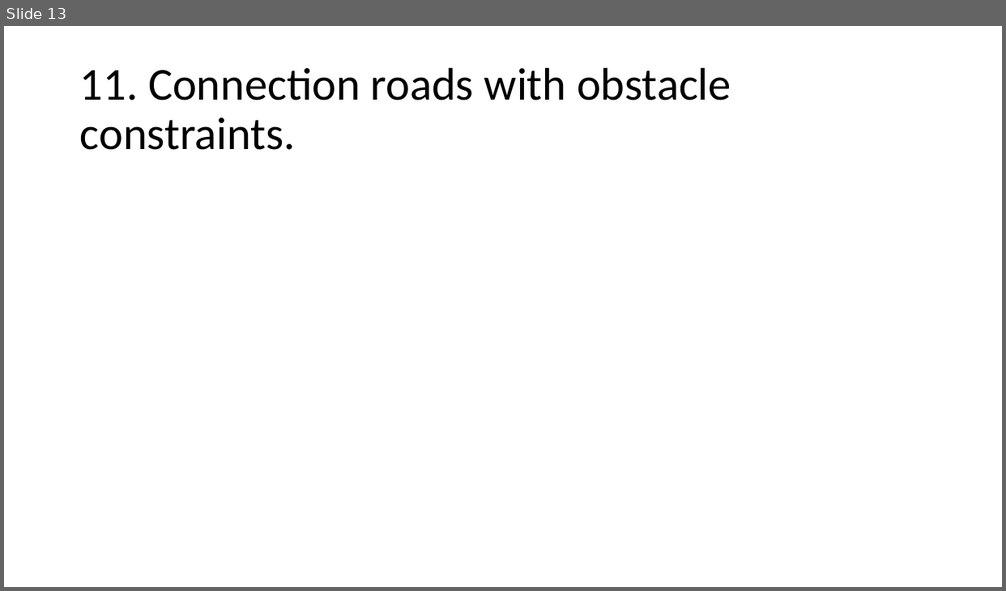
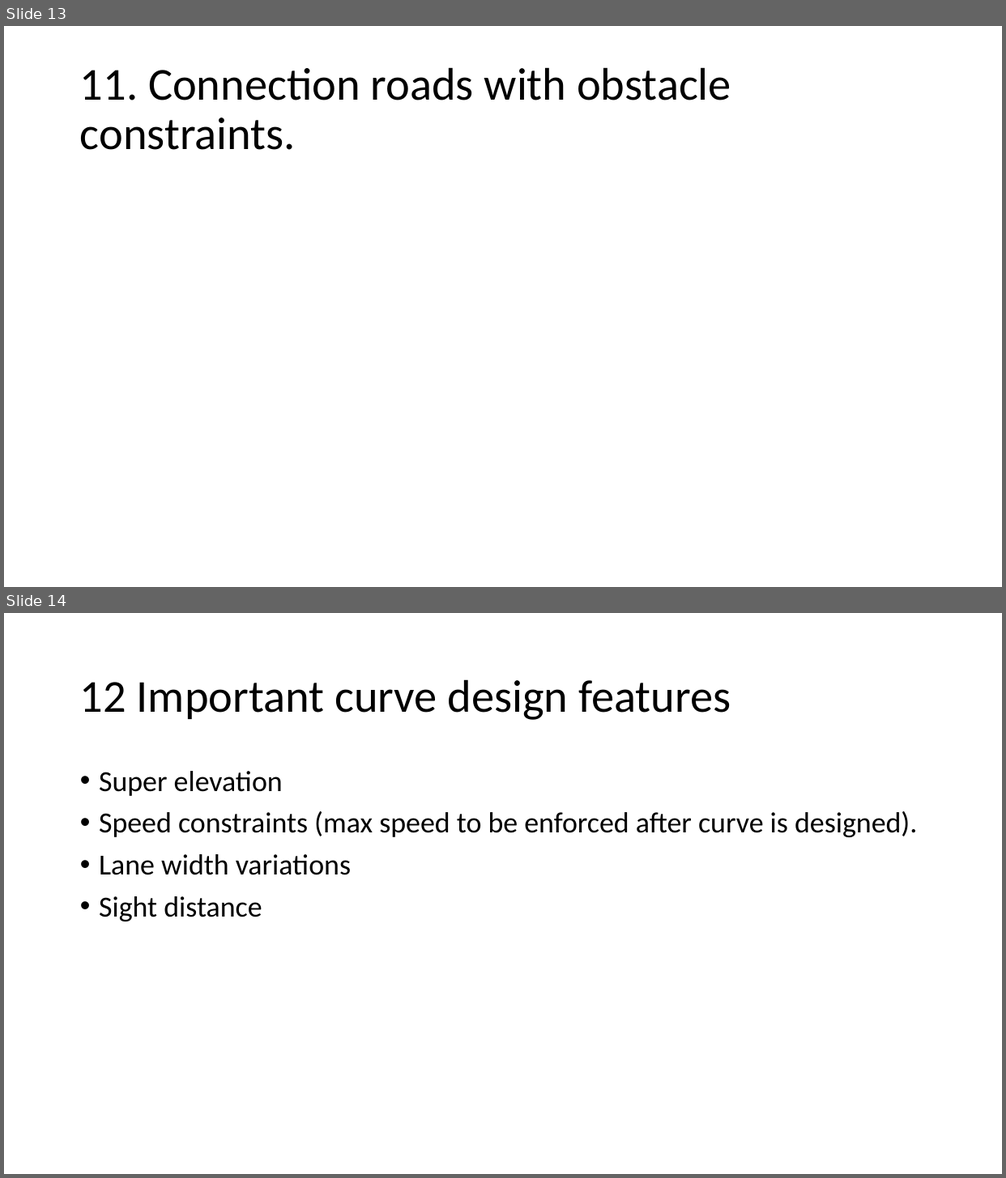
Before and after one commit to AugmentedDesignLab/junction-art, a slide deck: plan/challenges.pptx. Shown one above the other, each under a label of ours: slide 13 before the commit, slides 13 and 14 after it. The pictures are 1006x591 and 1006x1178 pixels, drawn with LibreOffice and Linux fonts; fonts in the diff are those of the drawing. Boxes give left, top, right and bottom in pixels: in the first picture for what was removed or moved away, otherwise in the second. Text is boxed around its words. In the diff, an @@ line names an element or a change of style, - is before the commit and + after.

```diff
--- a/plan/challenges.pptx
+++ b/plan/challenges.pptx
@@ slide 14 added at [4, 613, 1002, 1174], background #FFFFFF @@
@@ title added at [80, 679, 731, 720], 44 pt, text #000000 @@
+12 Important curve design features
@@ text added at [99, 771, 917, 922], 28 pt, text #000000 @@
+• Super elevation
+• Speed constraints (max speed to be enforced after curve is designed).
+• Lane width variations
+• Sight distance
```
Also in this commit, not shown: 1 other slide added, 1 other file.
